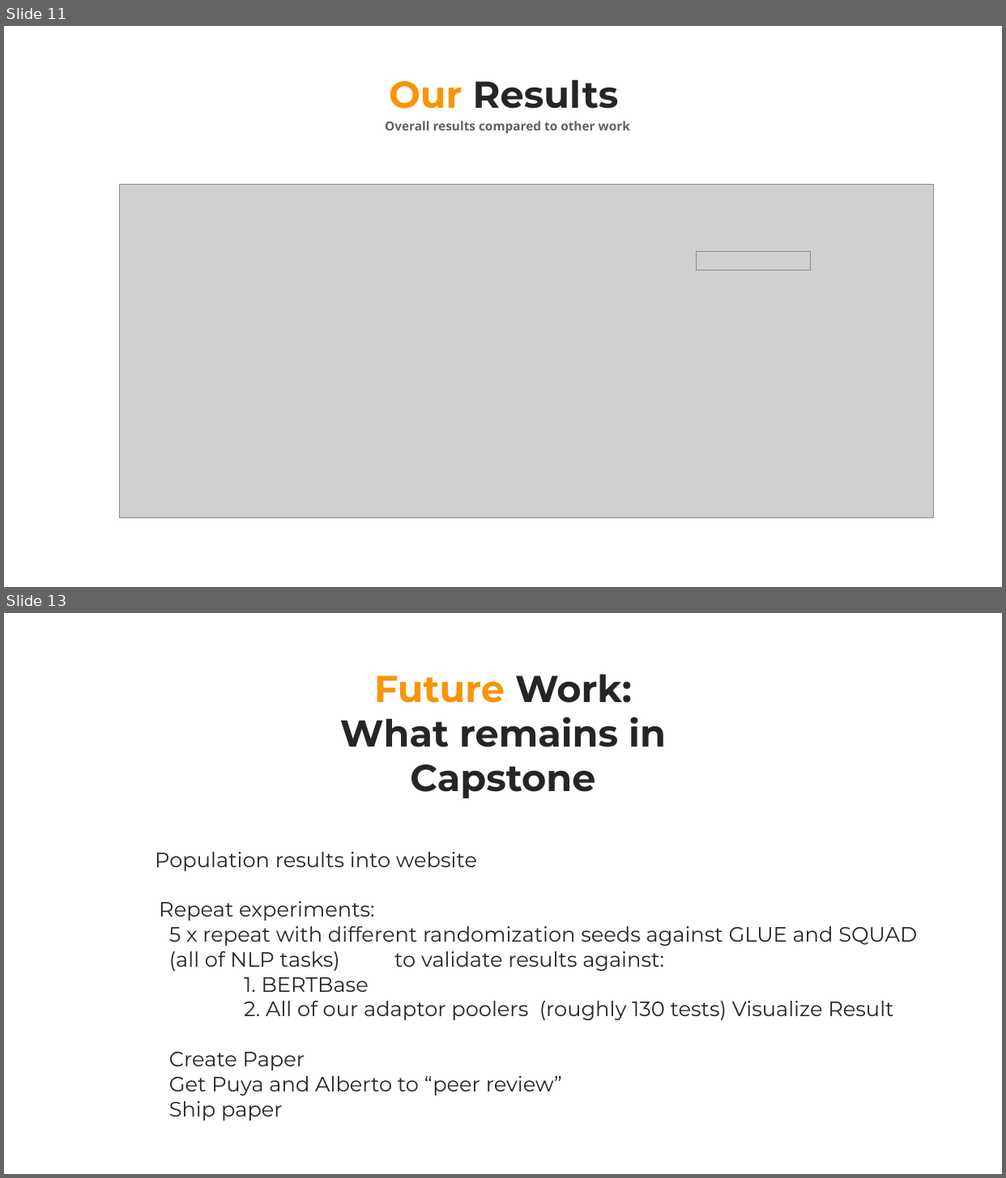
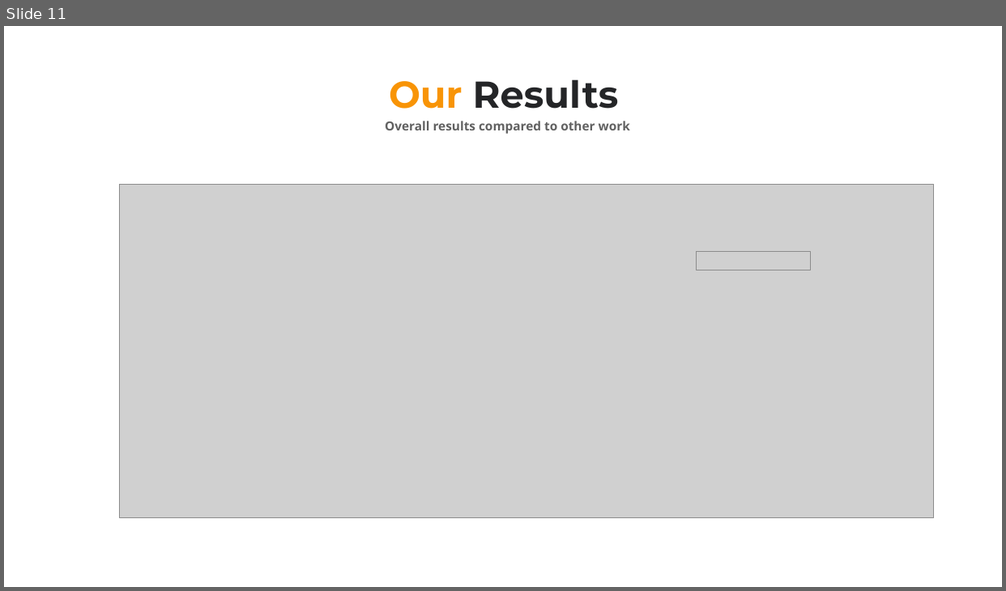
Before and after one commit to cbenge509/BERTVision, a slide deck: presentation/capstone/final presentation/capstone__jiang_benge_fogarty_king__final_presentation.pptx. Shown one above the other, each under a label of ours: slides 11 and 13 before the commit, slide 11 after it; the slides between them are not shown. The pictures are 1006x1178 and 1006x591 pixels, drawn with LibreOffice and Linux fonts; fonts in the diff are those of the drawing; grey boxes stand for pictures. Boxes give left, top, right and bottom in pixels: in the first picture for what was removed or moved away, otherwise in the second. Text is boxed around its words. In the diff, an @@ line names an element or a change of style, - is before the commit and + after.

```diff
--- a/presentation/capstone/final presentation/capstone__jiang_benge_fogarty_king__final_presentation.pptx
+++ b/presentation/capstone/final presentation/capstone__jiang_benge_fogarty_king__final_presentation.pptx
@@ slide 13 removed at bbox=[4, 613, 1002, 1174], background #FFFFFF @@
@@ text removed at bbox=[340, 674, 666, 798] @@
-Future Work:
-What remains in Capstone
@@ text removed at bbox=[155, 852, 917, 1121] @@
-Population results into website
-Repeat experiments:
-  5 x repeat with different randomization seeds against GLUE and SQUAD (all of NLP tasks) to validate results against:
-  1. BERTBase
-  2. All of our adaptor poolers (roughly 130 tests) Visualize Result
-  Create Paper
-  Get Puya and Alberto to “peer review”
-  Ship paper
```
Also in this commit, not shown: 2 slides changed, 1 slide added.
